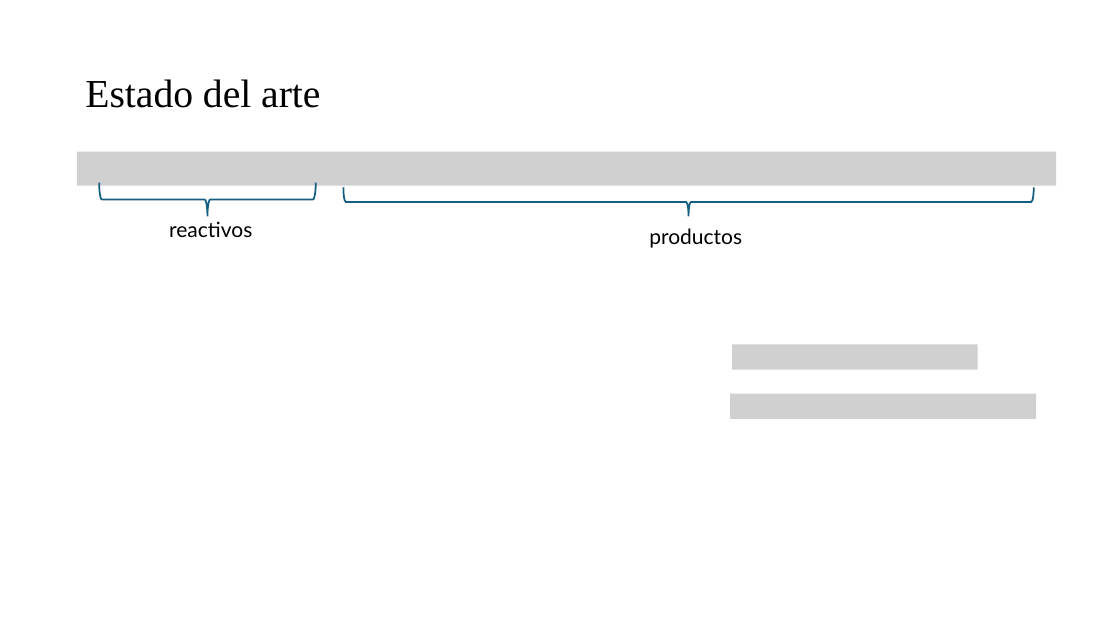
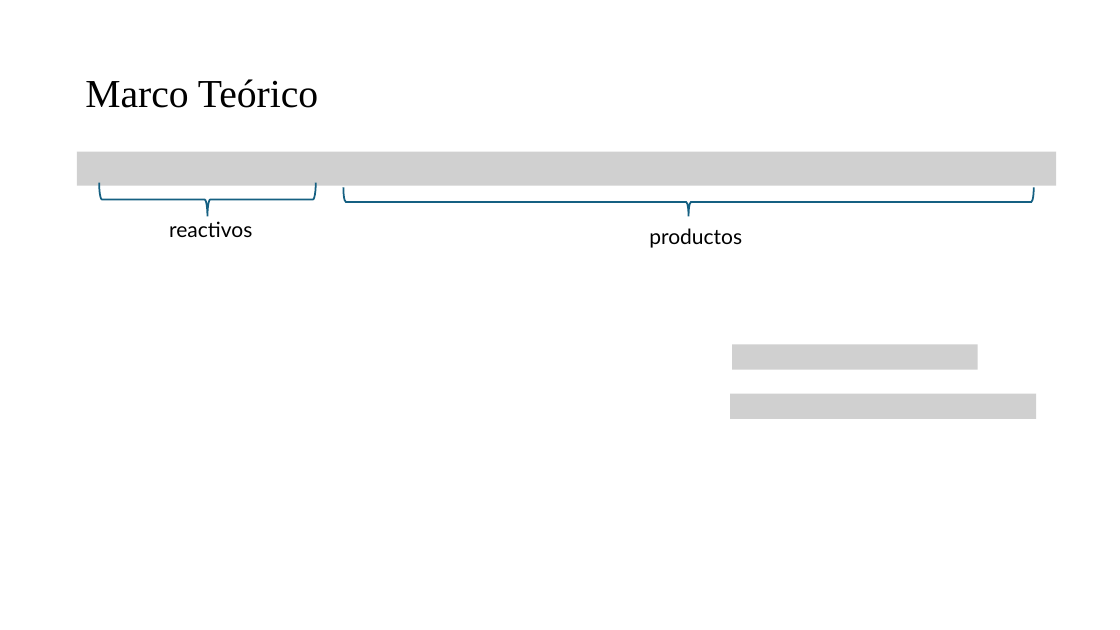
Before and after one commit to Archimedean2345/The-thermal-repository, a slide deck: slide 19 of Programa Flammam - R&D Propulsion.pptx. Drawn at 1120x630 pixels with LibreOffice and Linux fonts; fonts in the diff are those of the drawing; grey boxes stand for pictures. Boxes give left, top, right and bottom in pixels: in the first picture for what was removed or moved away, otherwise in the second. Text is boxed around its words. In the diff, an @@ line names an element or a change of style, - is before the commit and + after.

```diff
--- a/Programa Flammam - R&D Propulsion.pptx
+++ b/Programa Flammam - R&D Propulsion.pptx
@@ title at box(85, 79, 318, 108): text changed @@
-Estado del arte
+Marco Teórico
```
Also in this commit, not shown: 24 other slides changed.
